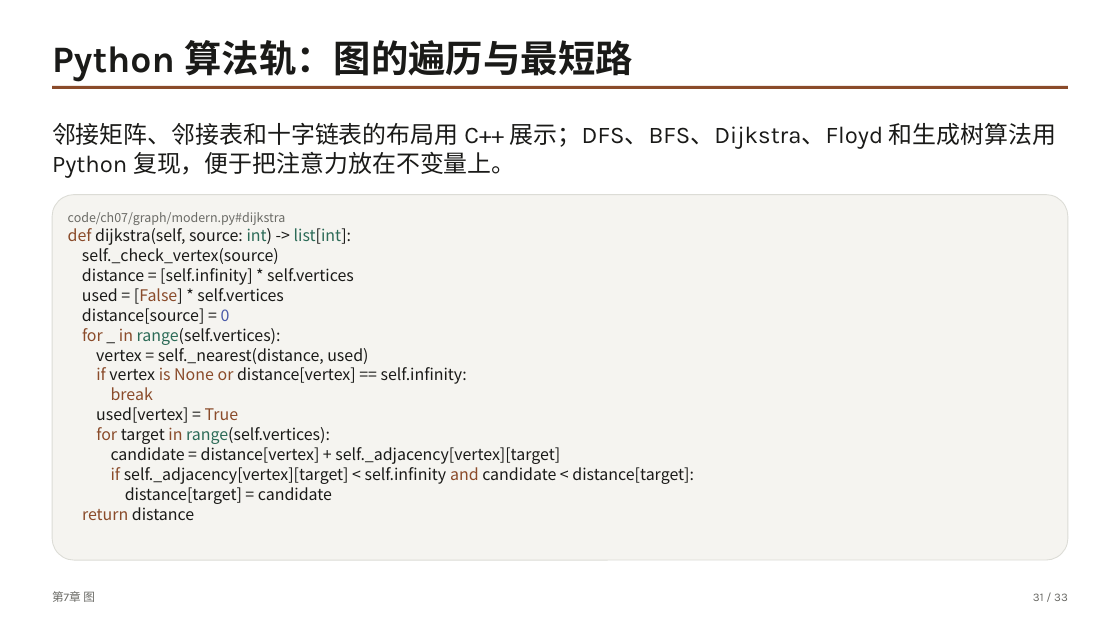
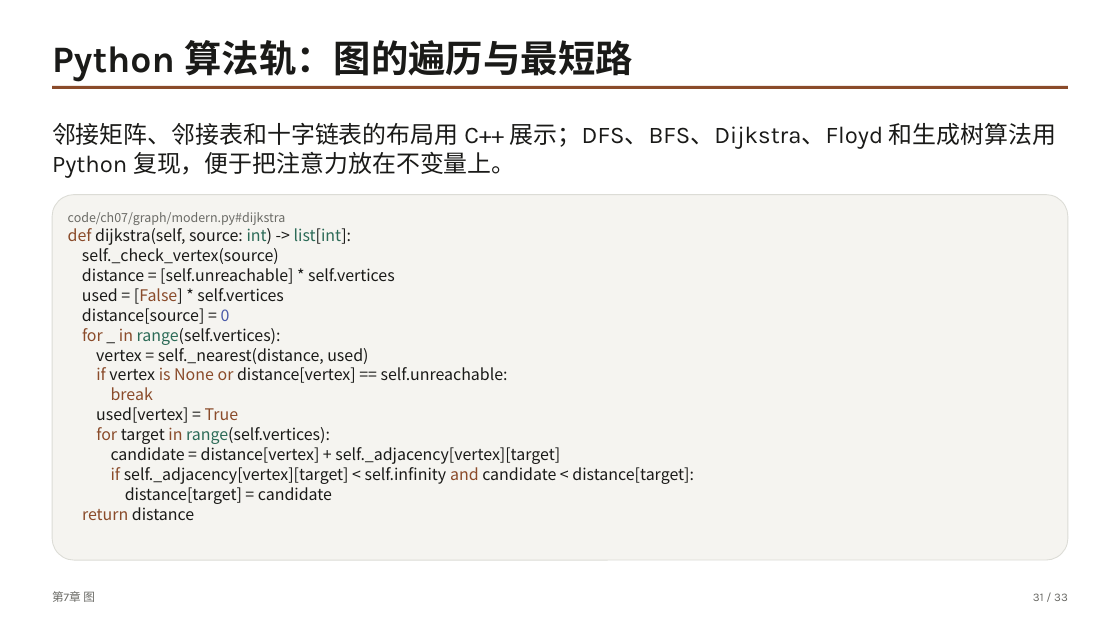
Before and after one commit to GMyhf/dsa-modernization, a slide deck: slide 31 of book/slides/pptx/ch07-graph.pptx. Drawn at 1120x630 pixels with LibreOffice and Linux fonts; fonts in the diff are those of the drawing. Boxes give left, top, right and bottom in pixels: in the first picture for what was removed or moved away, otherwise in the second. Text is boxed around its words. In the diff, an @@ line names an element or a change of style, - is before the commit and + after.

```diff
--- a/book/slides/pptx/ch07-graph.pptx
+++ b/book/slides/pptx/ch07-graph.pptx
@@ text in rounded rectangle at [82, 268, 395, 284]: text changed @@
-distance = [self.infinity] * self.vertices
+distance = [self.unreachable] * self.vertices
@@ text in rounded rectangle at [96, 367, 508, 383]: text changed @@
-if vertex is None or distance[vertex] == self.infinity:
+if vertex is None or distance[vertex] == self.unreachable:
```
Also in this commit, not shown: 2 other slides changed, 31 other files.
